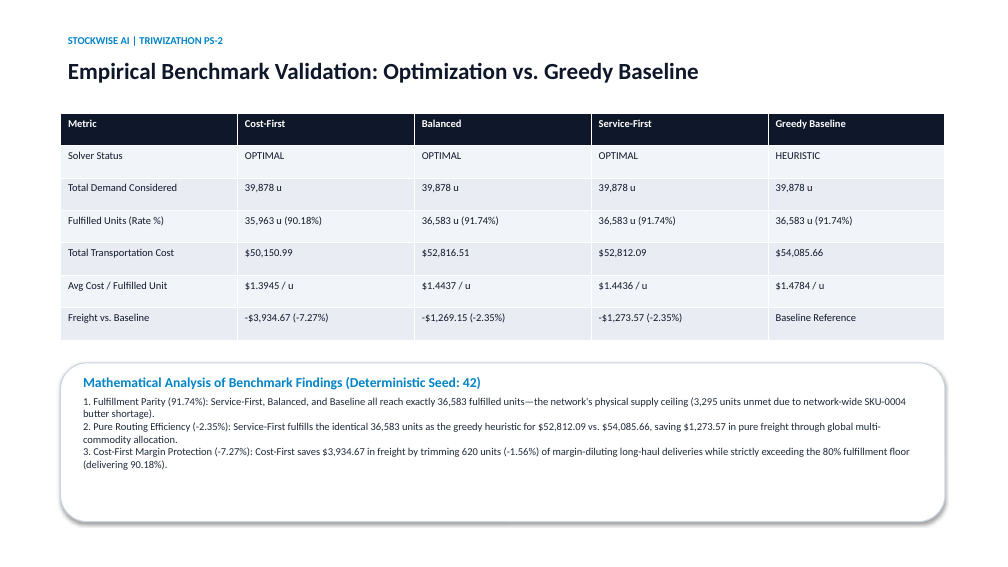
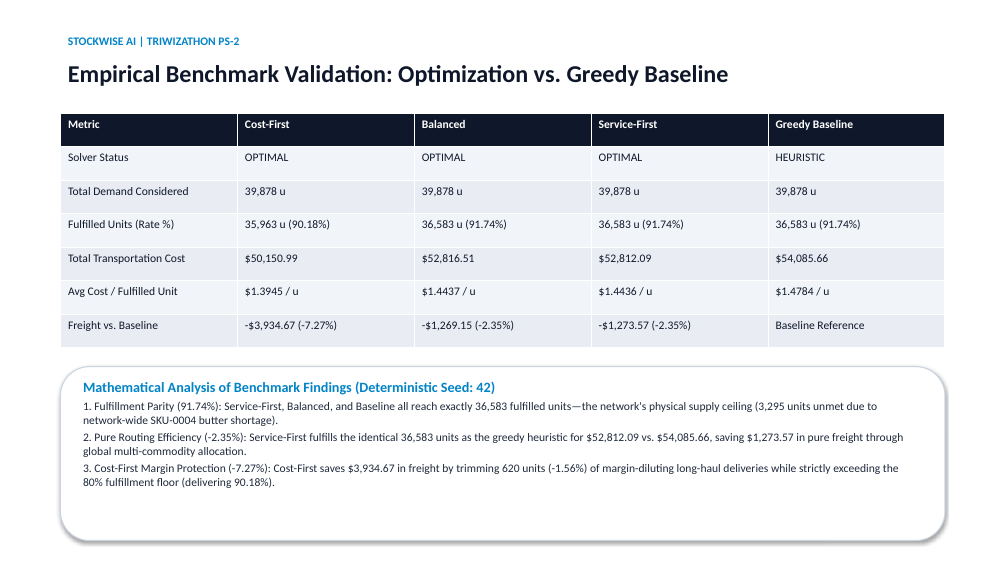
Before and after one commit to LSTAKI/ruk-pr, a slide deck: slide 7 of docs/StockWise_AI_Hackathon_Presentation.pptx. Drawn at 1008x567 pixels with LibreOffice and Linux fonts; fonts in the diff are those of the drawing. Boxes give left, top, right and bottom in pixels: in the first picture for what was removed or moved away, otherwise in the second. Text is boxed around its words. In the diff, an @@ line names an element or a change of style, - is before the commit and + after.

```diff
--- a/docs/StockWise_AI_Hackathon_Presentation.pptx
+++ b/docs/StockWise_AI_Hackathon_Presentation.pptx
@@ text "STOCKWISE AI | TRIWIZATHON PS-2" at <box>68,37,239,45</box>: size 10 to 11 pt @@
@@ text "Empirical Benchmark Validation: Optimization vs. ..." at <box>68,65,728,86</box>: size 22 to 23 pt @@
@@ table at <box>60,113,945,348</box> @@
@@ size 10 to 11 pt @@
@@ rounded rectangle: place and size @@
-rounded rectangle at <box>60,363,945,522</box>
+rounded rectangle at <box>60,367,945,541</box>
@@ text "Mathematical Analysis of Benchmark Findings ..." at <box>83,381,903,488</box>: size 13 to 13.5 pt in "Mathematical Analysis of Benchmark Findings (Deterministic S ..."; size 10 to 11 pt; more space between paragraphs @@
```
Also in this commit, not shown: 9 other slides changed, 4 other files.
